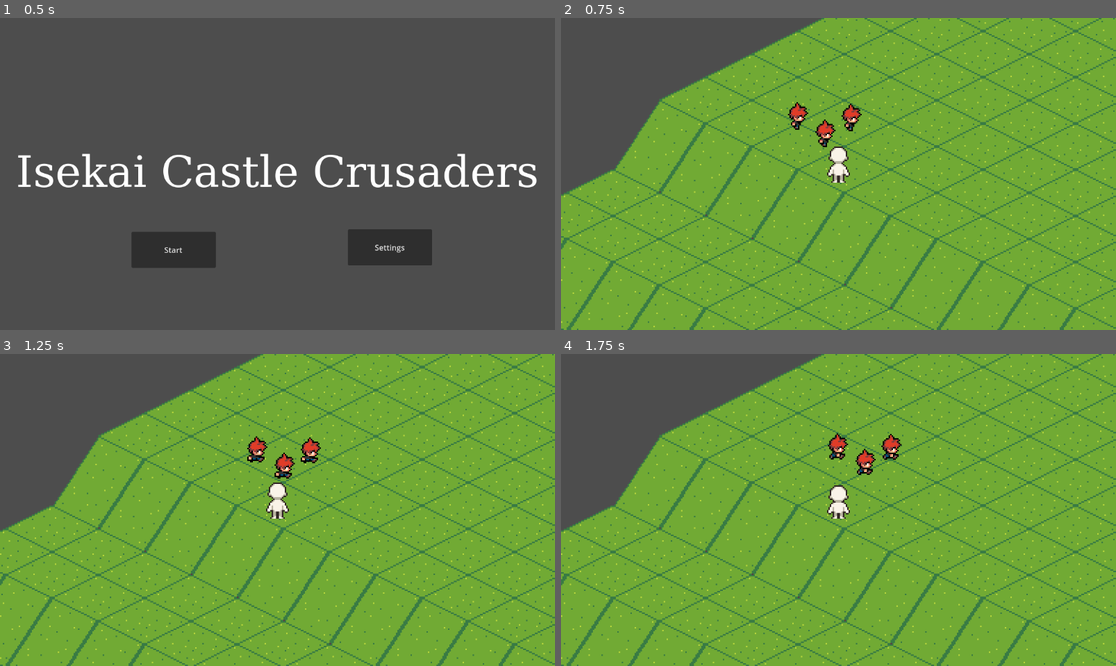
Above: before the commit, frames 1-4 (two rows, left to right).
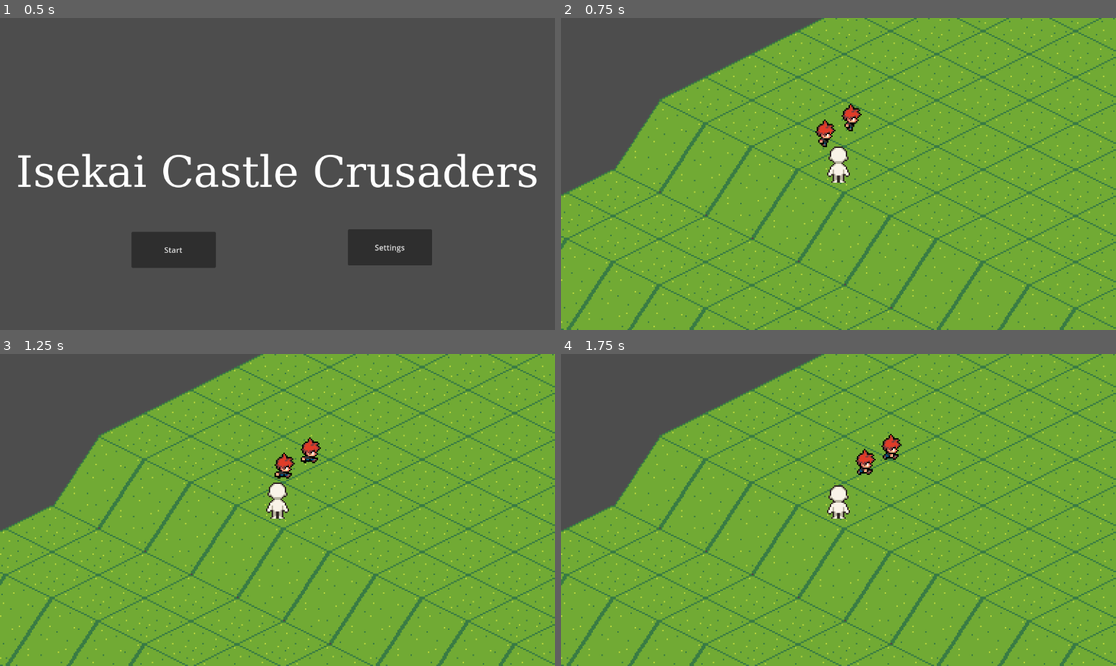
Above: after the commit, the same moments.

Repository: KokonutGamer/CSS-385-Project
Game: Godot game, scene res://src/ui/title_screen.tscn
The game is run twice, just before and just after one commit, with the same random seed, the same clock (stepped at 60 frames per second) and the same inputs.
Inputs (mouse positions are in pixels of both pictures, inside the frame that each line leads up to):
- Up to frame 1 (0.5 s): no input
- Up to frame 2 (0.75 s): click "Start" at 0.5 s
- Up to frame 3 (1.25 s): no input
- Up to frame 4 (1.75 s): tap Enter at 1.25 s; move the mouse to (960, 494) at 1.27 s; click (960, 494) at 1.42 s

Frame 1 is identical in both runs. In frame 2, 0.2% of the frame differs, in the area x 40-45%, y 26-36%; in frame 3, 0.2%, in the area x 44-49%, y 26-35%; in frame 4, 0.2%.

Commit message:
Implemented hitbox class

Diff:
--- /dev/null
+++ b/src/core/hitbox.gd
@@ -0,0 +1,10 @@
+class_name Hitbox
+extends Area2D
+
+@export var damage: float = 12.0 : set = set_damage, get = get_damage
+
+func set_damage(value: float) -> void:
+	damage = value
+
+func get_damage() -> float:
+	return damage
--- a/src/levels/test_scene.tscn
+++ b/src/levels/test_scene.tscn
@@ -6,6 +6,7 @@
 [ext_resource type="PackedScene" uid="uid://bh5444jejx23j" path="res://src/allies/ally_minion.tscn" id="4_m1wh6"]
 [ext_resource type="Script" uid="uid://cgkm4q5wbos34" path="res://src/towers/tower.gd" id="5_pjq1b"]
 [ext_resource type="Texture2D" uid="uid://by132kdgo8p56" path="res://assets/sprites/red-moon-tower-sheet.png" id="6_n3mjx"]
+[ext_resource type="Script" uid="uid://dy7bgaj0gx0io" path="res://src/core/health_component.gd" id="7_7ngua"]
 
 [sub_resource type="NavigationPolygon" id="NavigationPolygon_vgf4w"]
 vertices = PackedVector2Array(-3.3125, 387.39844, -81.22656, 350.8828, -51.5, 306.28125, 25.296875, 347.17188, 407.0234 …(384 unchanged characters)…
@@ -100,6 +101,7 @@
 [node name="TestScene" type="Node2D"]
 
 [node name="TileMapLayer" type="TileMapLayer" parent="."]
+z_index = -2
 y_sort_enabled = true
 texture_filter = 1
 tile_map_data = PackedByteArray("AAD/////AAABAAAAAAD//wAAAAABAAAAAAD+/wEAAAABAAAAAAD//wIAAAABAAAAAAD//wMAAAABAAAAAAAAAA …(3792 unchanged characters)…
@@ -121,14 +123,11 @@
 position = Vector2(-256, 67)
 target = NodePath("../NavigationRegion2D/Tower")
 
-[node name="AllyMinion3" parent="." node_paths=PackedStringArray("target") instance=ExtResource("4_m1wh6")]
-position = Vector2(-293, 66)
-target = NodePath("../NavigationRegion2D/Tower")
-
 [node name="NavigationRegion2D" type="NavigationRegion2D" parent="."]
 navigation_polygon = SubResource("NavigationPolygon_vgf4w")
 
 [node name="Tower" type="StaticBody2D" parent="NavigationRegion2D"]
+z_index = -1
 position = Vector2(97, -16)
 script = ExtResource("5_pjq1b")
 projectile_spawn_position = Vector2(0, -80)
@@ -149,4 +148,9 @@
 wait_time = 2.0
 autostart = true
 
+[node name="HealthComponent" type="Node" parent="NavigationRegion2D/Tower"]
+script = ExtResource("7_7ngua")
+MAX_HEALTH = 100.0
+metadata/_custom_type_script = "uid://dy7bgaj0gx0io"
+
 [connection signal="timeout" from="NavigationRegion2D/Tower/Cooldown" to="NavigationRegion2D/Tower" method="_on_cooldown_timeout"]
Not shown, added: src/core/hitbox.gd.uid
Not shown: 1 places in src/levels/test_scene.tscn that only renumber resources
